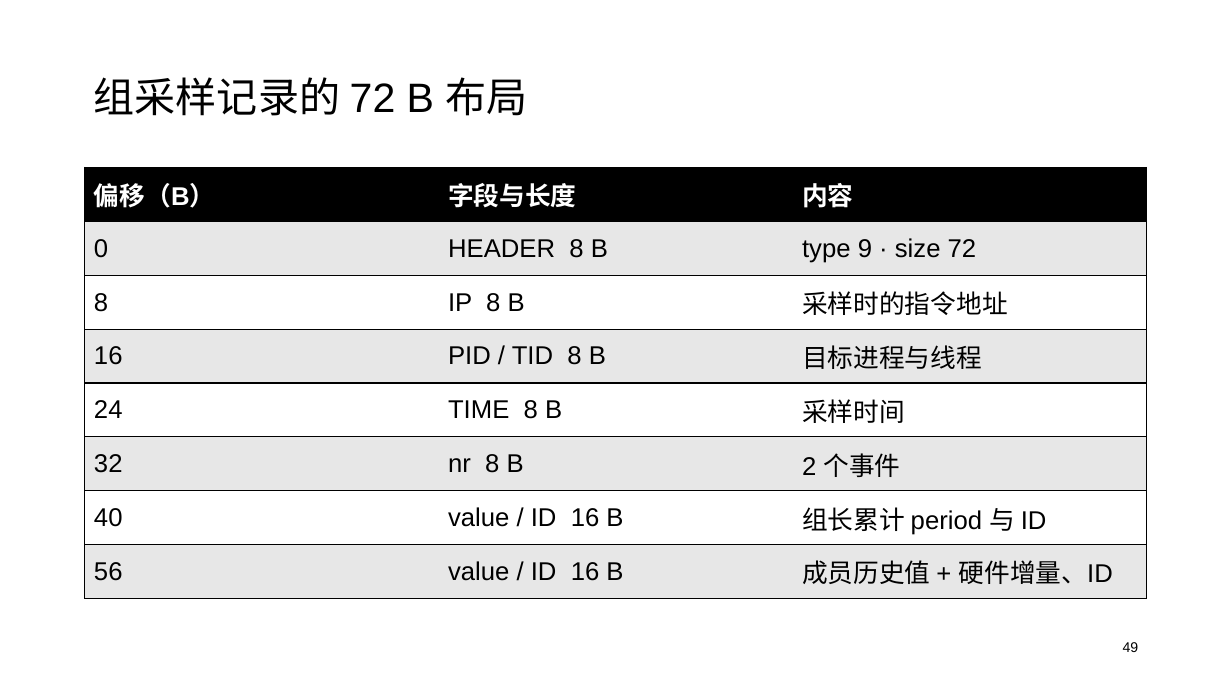
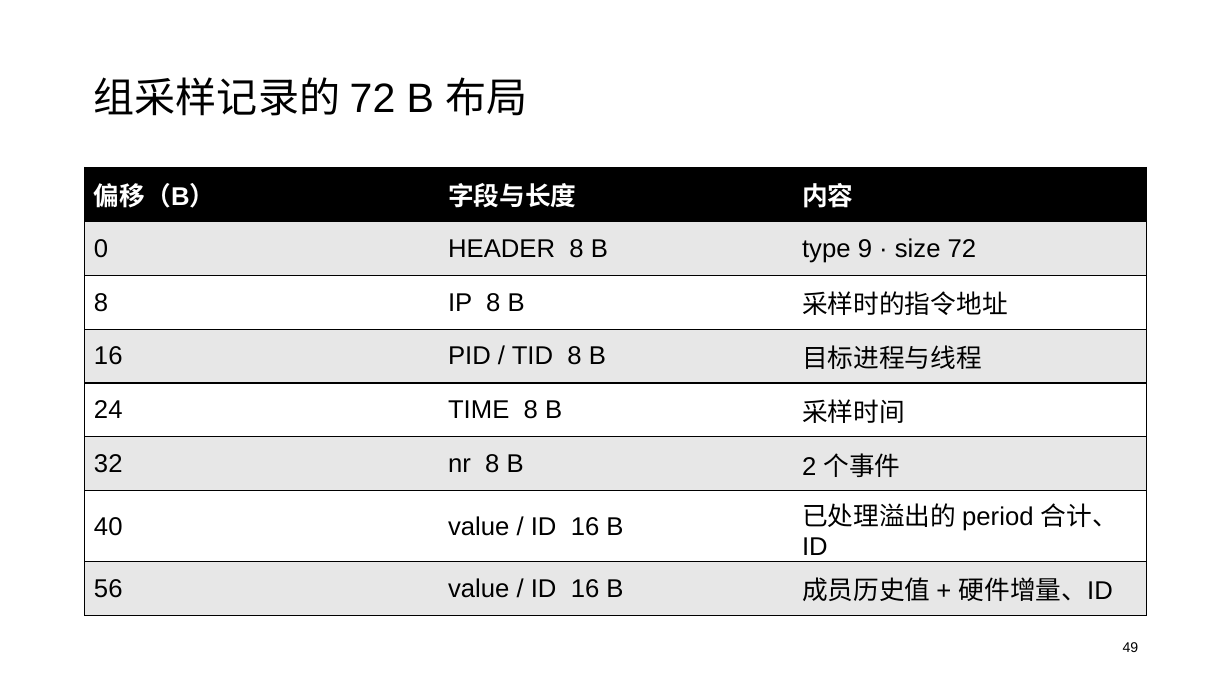
Before and after one commit to oscomp-posad/tgoskits, a slide deck: slide 49 of docs/presentations/starryos-perf.pptx. Drawn at 1232x693 pixels with LibreOffice and Linux fonts; fonts in the diff are those of the drawing. Boxes give left, top, right and bottom in pixels: in the first picture for what was removed or moved away, otherwise in the second. Text is boxed around its words. In the diff, an @@ line names an element or a change of style, - is before the commit and + after.

```diff
--- a/docs/presentations/starryos-perf.pptx
+++ b/docs/presentations/starryos-perf.pptx
@@ table at [85,167,1147,647] @@
-row 7, column 3: 组长累计 period 与 ID
+row 7, column 3: 已处理溢出的 period 合计、ID
```
Also in this commit, not shown: 7 other slides changed, 1 other file.
